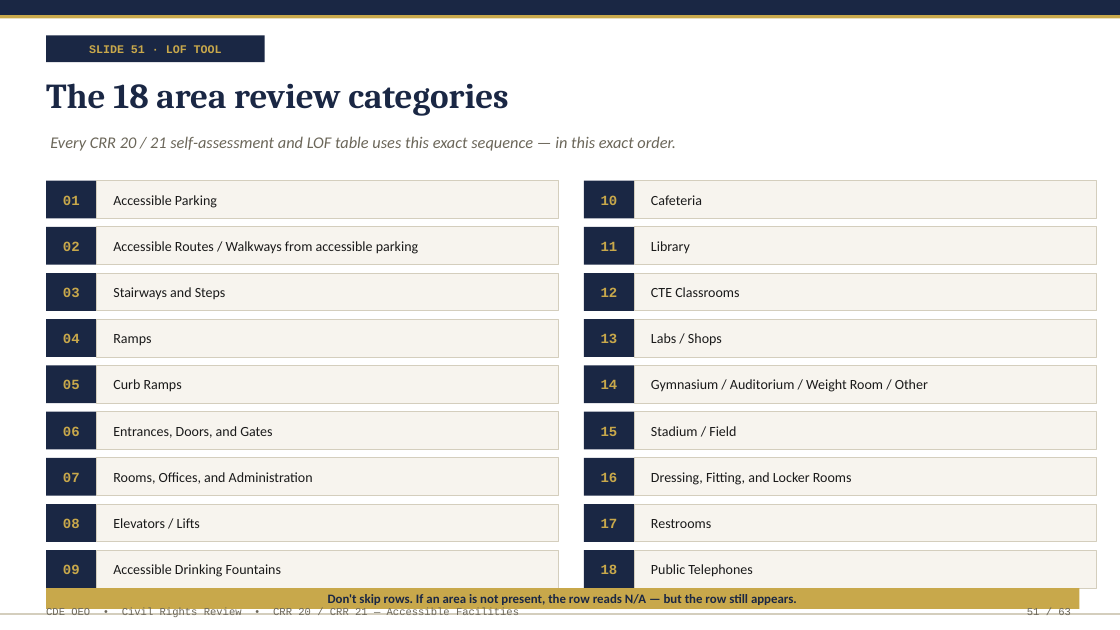
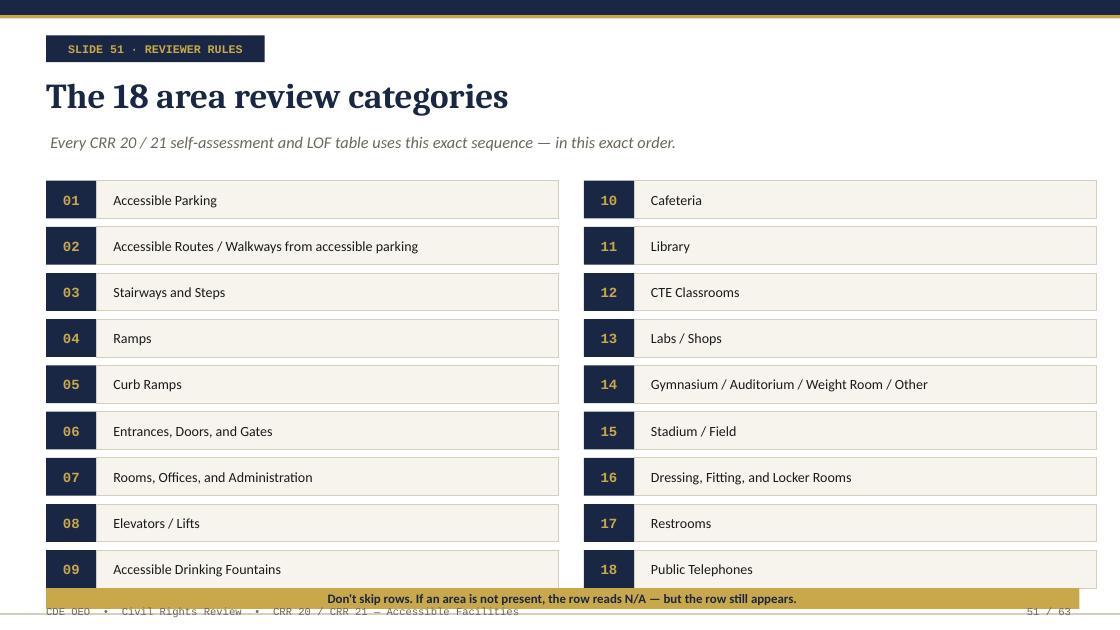
Before and after one commit to JaniCanCodeGo/JaniCanCodeGo, a slide deck: slide 51 of outputs/CRR_Accessibility_Training.pptx. Drawn at 1120x630 pixels with LibreOffice and Linux fonts; fonts in the diff are those of the drawing. Boxes give left, top, right and bottom in pixels: in the first picture for what was removed or moved away, otherwise in the second. Text is boxed around its words. In the diff, an @@ line names an element or a change of style, - is before the commit and + after.

```diff
--- a/outputs/CRR_Accessibility_Training.pptx
+++ b/outputs/CRR_Accessibility_Training.pptx
@@ text at (68,45,243,53): text changed @@
-SLIDE 51 · LOF TOOL
+SLIDE 51 · REVIEWER RULES
```
Also in this commit, not shown: 8 other slides changed, 3 slides added, 3 slides removed, 5 other files.
